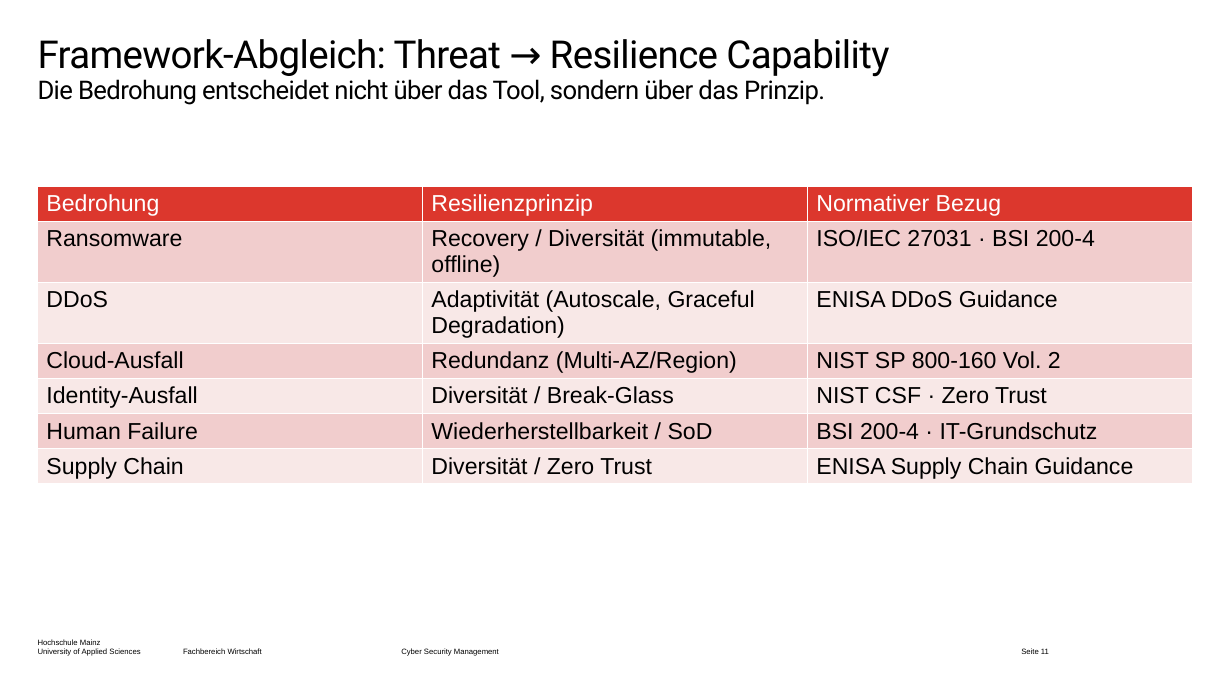
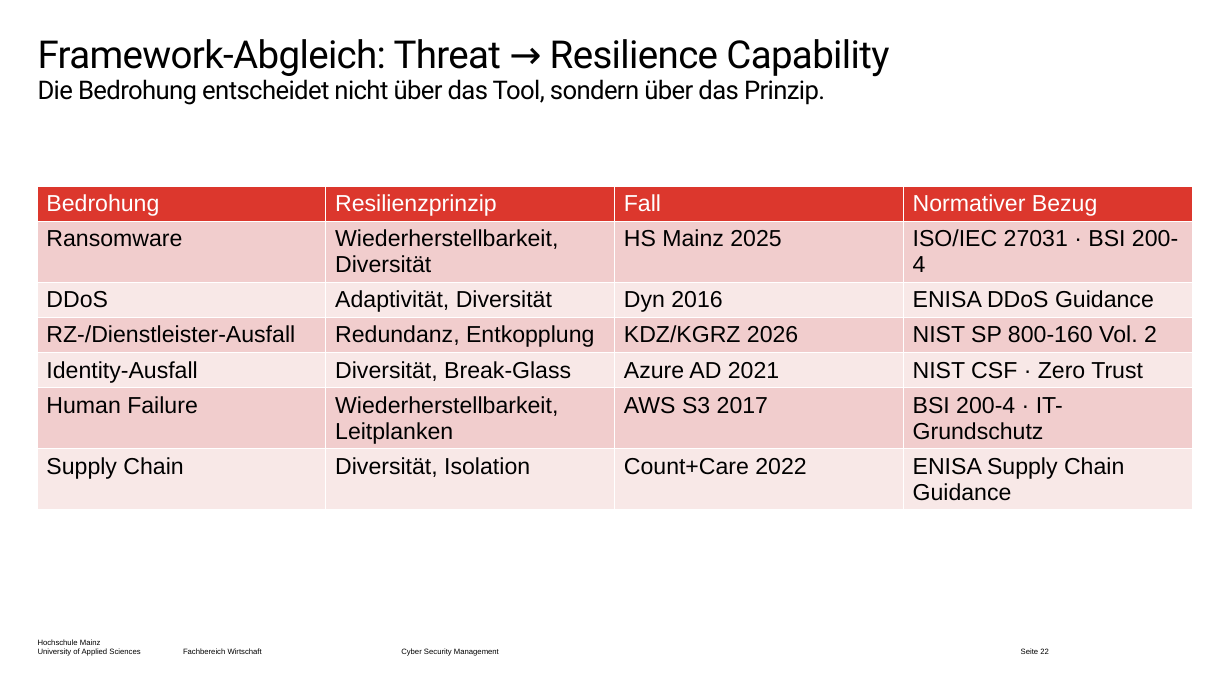
Before and after one commit to dlo-delphi/csm-cyber_resilienz-quarto, a slide deck: slide 22 of Präsentationen/Termin-04/_powerpoint/main.pptx (slide 11 before the commit). Drawn at 1232x693 pixels with LibreOffice and Linux fonts; fonts in the diff are those of the drawing; background and template pictures are left out. Boxes give left, top, right and bottom in pixels: in the first picture for what was removed or moved away, otherwise in the second. Text is boxed around its words. In the diff, an @@ line names an element or a change of style, - is before the commit and + after.

```diff
--- a/Präsentationen/Termin-04/_powerpoint/main.pptx
+++ b/Präsentationen/Termin-04/_powerpoint/main.pptx
@@ table at box(37, 186, 1190, 615) @@
-column 1: Bedrohung | Ransomware | DDoS | Cloud-Ausfall | Identity-Ausfall | Human Failure | Supply Chain
-column 2: Resilienzprinzip | Recovery / Diversität (immutable, offline) | Adaptivität (Autoscale, Graceful Degradation) | Redundanz (Multi-AZ/Region) | Diversität / Break-Glass | Wiederherstellbarkeit / SoD | Diversität / Zero Trust
+column 1: Bedrohung | Ransomware | DDoS | RZ-/Dienstleister-Ausfall | Identity-Ausfall | Human Failure | Supply Chain
+column 2: Resilienzprinzip | Wiederherstellbarkeit, Diversität | Adaptivität, Diversität | Redundanz, Entkopplung | Diversität, Break-Glass | Wiederherstellbarkeit, Leitplanken | Diversität, Isolation
+column 3: Fall | HS Mainz 2025 | Dyn 2016 | KDZ/KGRZ 2026 | Azure AD 2021 | AWS S3 2017 | Count+Care 2022
@@ page number at box(1021, 648, 1049, 654): text changed @@
-Seite 11
+Seite 22
```
Also in this commit, not shown: 11 other slides changed, 14 slides added, 2 slides removed, 59 other files.
